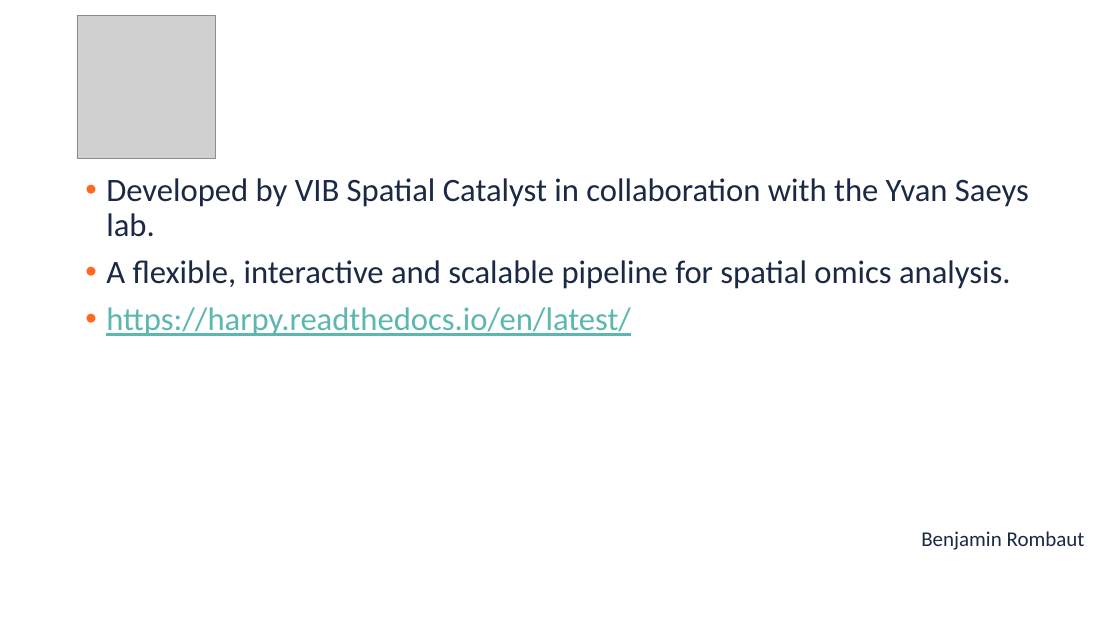
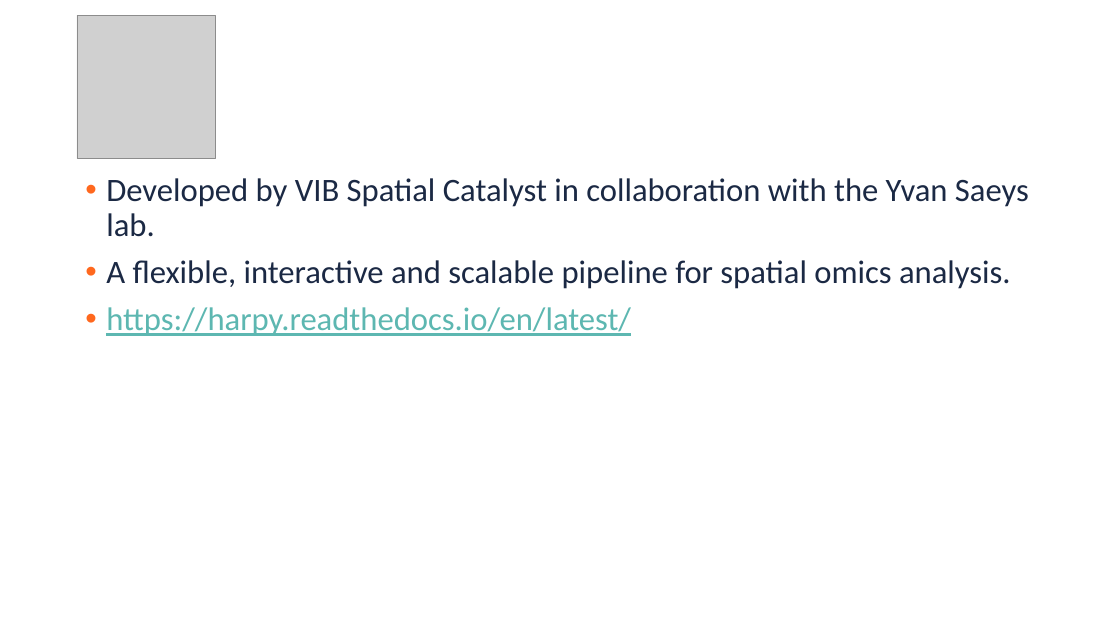
Before and after one commit to vibspatial/targeted_transcriptomics_training, a slide deck: slide 6 of presentations/Introduction.pptx. Drawn at 1120x630 pixels with LibreOffice and Linux fonts; fonts in the diff are those of the drawing; grey boxes stand for pictures; background and template pictures are left out. Boxes give left, top, right and bottom in pixels: in the first picture for what was removed or moved away, otherwise in the second. Text is boxed around its words. In the diff, an @@ line names an element or a change of style, - is before the commit and + after.

```diff
--- a/presentations/Introduction.pptx
+++ b/presentations/Introduction.pptx
@@ text removed at bbox=[921, 531, 1085, 550] @@
-Benjamin Rombaut
```
Also in this commit, not shown: 2 other slides changed.
